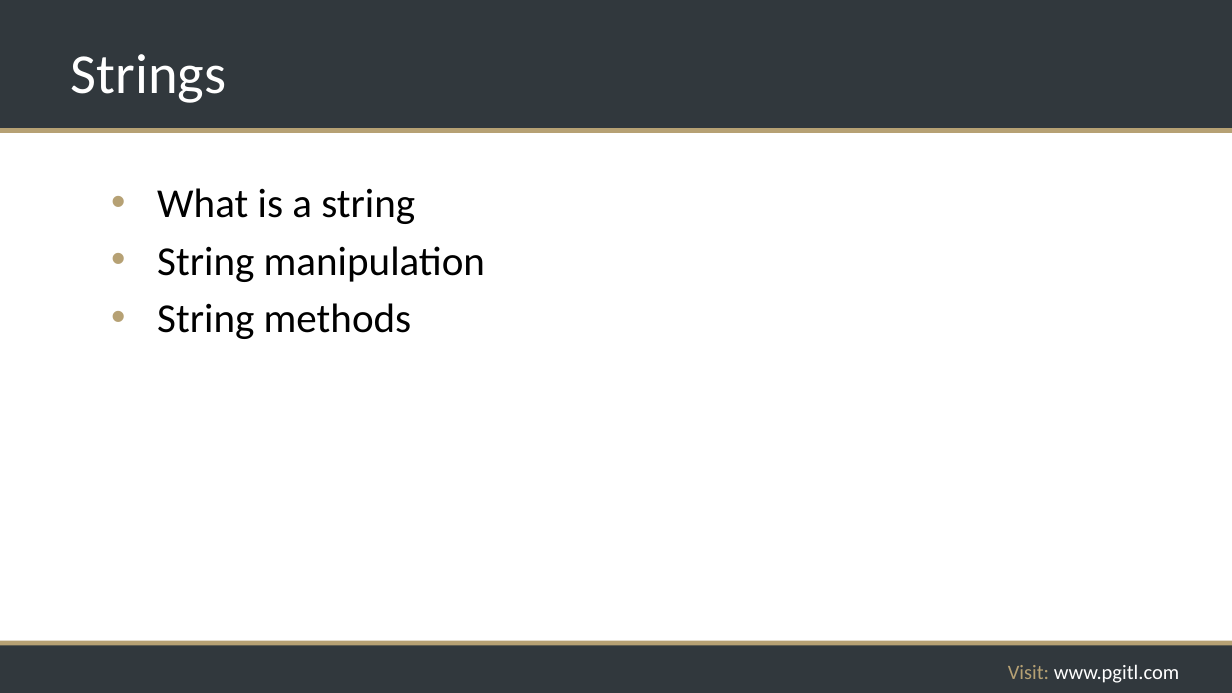
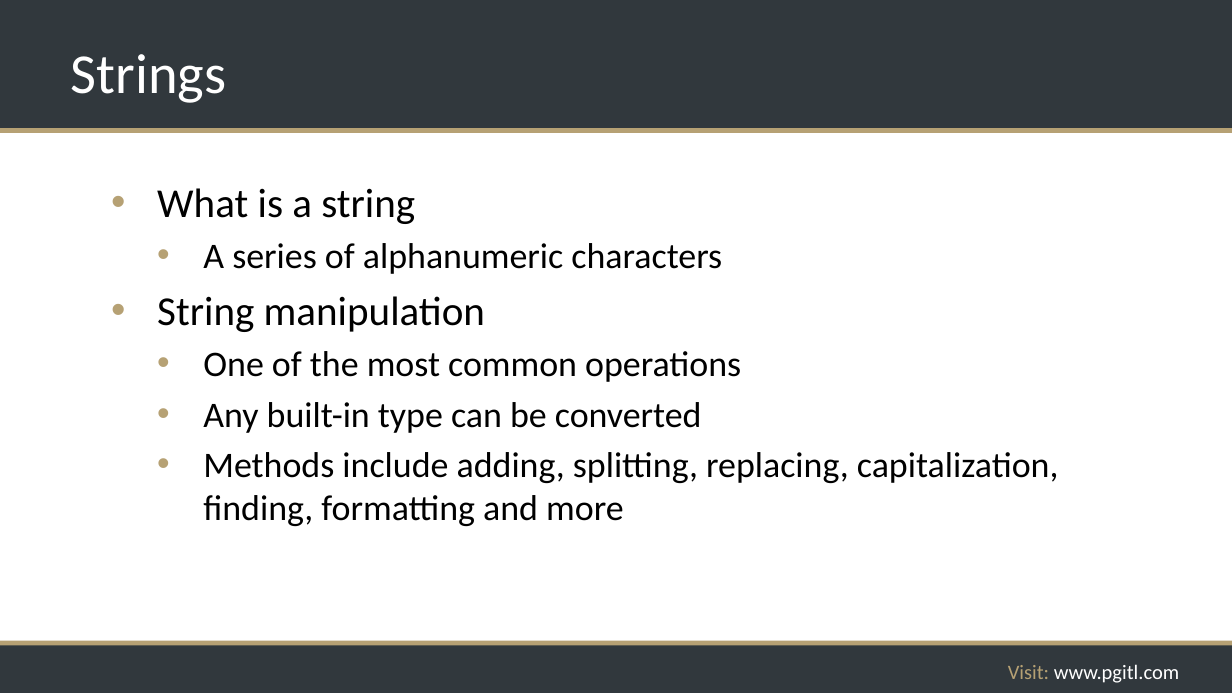
Before and after one commit to rikkouri/project-a, a slide deck: slide 63 of Programming Foundations.pptx. Drawn at 1232x693 pixels with LibreOffice and Linux fonts; fonts in the diff are those of the drawing; background and template pictures are left out. Boxes give left, top, right and bottom in pixels: in the first picture for what was removed or moved away, otherwise in the second. Text is boxed around its words. In the diff, an @@ line names an element or a change of style, - is before the commit and + after.

Commit message:
More detail on str methods

```diff
--- a/Programming Foundations.pptx
+++ b/Programming Foundations.pptx
@@ text at (x1=203, y1=243, x2=722, y2=274): paragraph added @@
+  • A series of alphanumeric characters
@@ text at (x1=203, y1=351, x2=1059, y2=526): text changed; size 32 to 28 pt @@
-• String methods
+  • One of the most common operations
+  • Any built-in type can be converted
+  • Methods include adding, splitting, replacing, capitalization, finding, formatting and more
```
Also in this commit, not shown: 1 other slide changed, 2 slides added.
